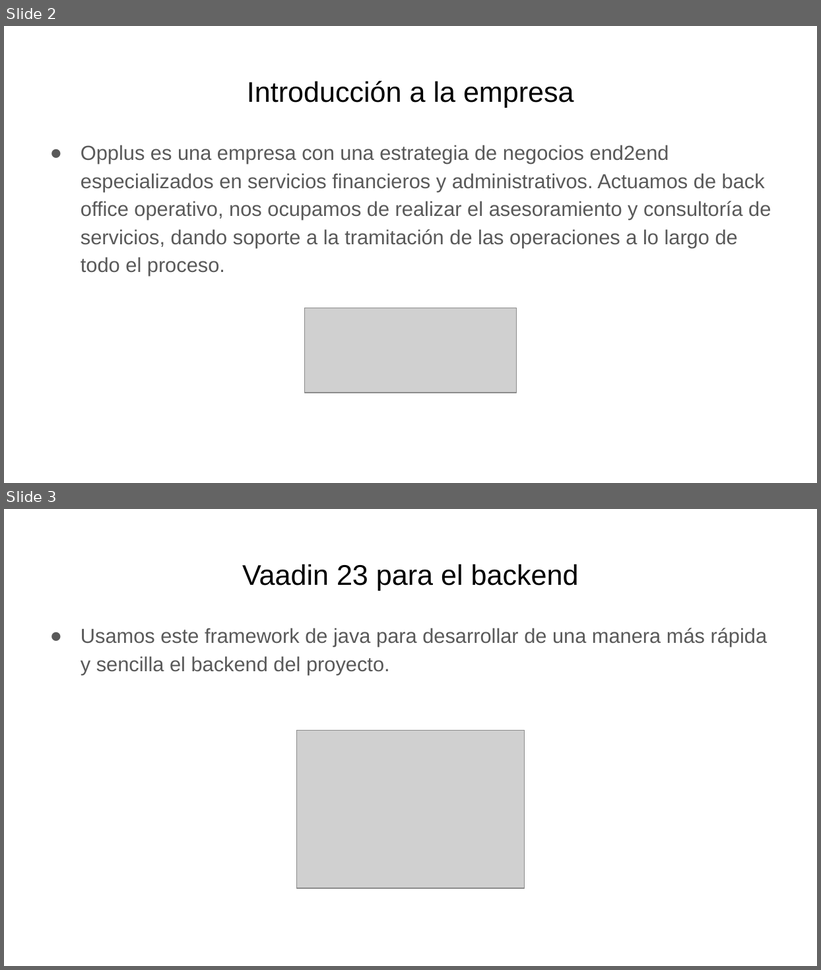
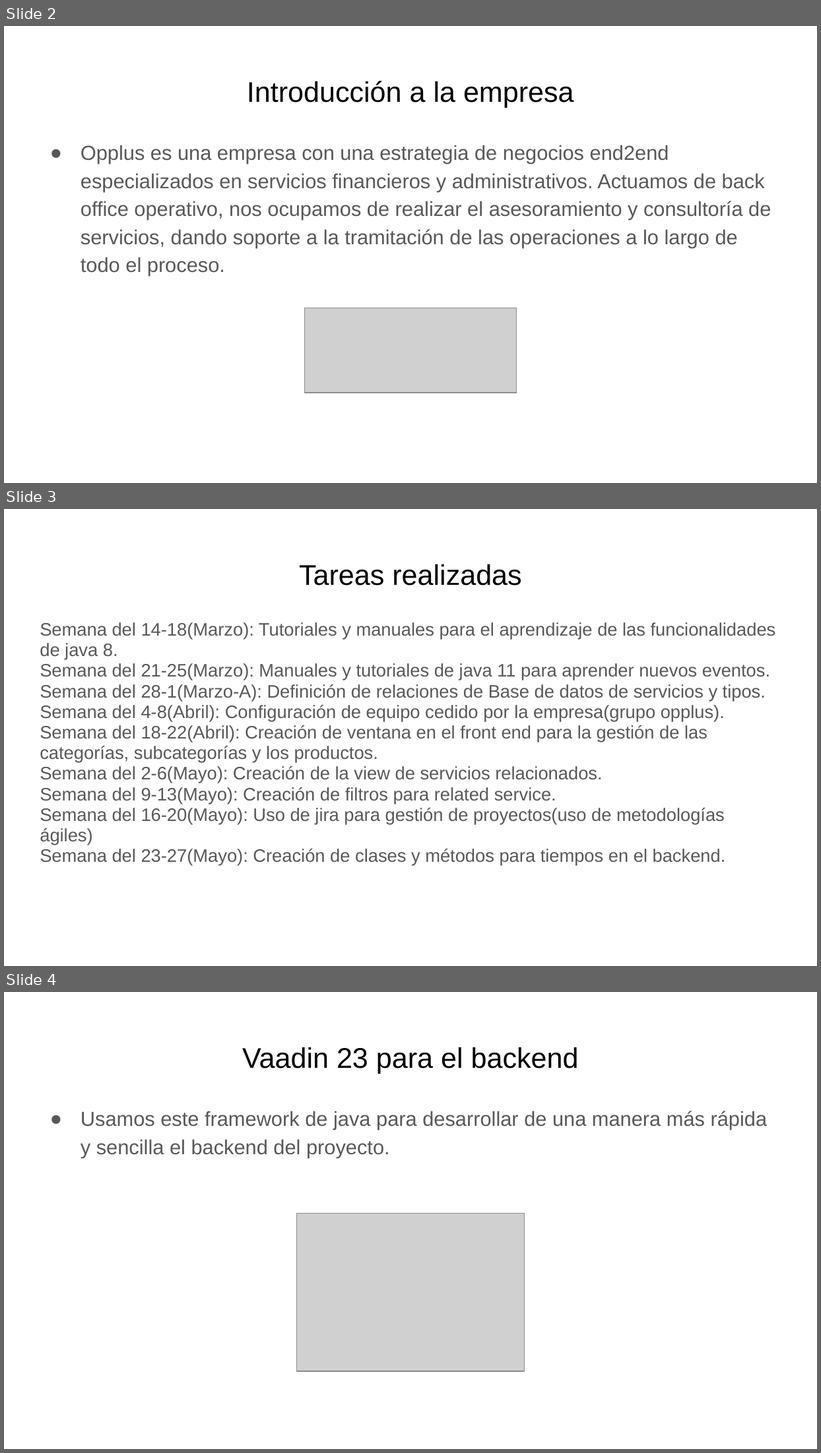
Before and after one commit to miguelmunval/presentacion, a slide deck: Tecnologías Usadas Dual.pptx. Shown one above the other, each under a label of ours: slides 2 and 3 before the commit, slides 2, 3 and 4 after it. The pictures are 821x970 and 821x1453 pixels, drawn with LibreOffice and Linux fonts; fonts in the diff are those of the drawing; grey boxes stand for pictures. Boxes give left, top, right and bottom in pixels: in the first picture for what was removed or moved away, otherwise in the second. Text is boxed around its words. In the diff, an @@ line names an element or a change of style, - is before the commit and + after.

```diff
--- a/Tecnologías Usadas Dual.pptx
+++ b/Tecnologías Usadas Dual.pptx
@@ slide 3 added at (4, 509, 817, 966), background #FFFFFF @@
@@ title added at (299, 564, 521, 586), 25.2 pt, text #000000 @@
+Tareas realizadas
@@ text added at (40, 623, 776, 866), 16 pt, text #595959 @@
+Semana del 14-18(Marzo): Tutoriales y manuales para el aprendizaje de las funcionalidades de java 8.
+Semana del 21-25(Marzo): Manuales y tutoriales de java 11 para aprender nuevos eventos.
+Semana del 28-1(Marzo-A): Definición de relaciones de Base de datos de servicios y tipos.
+Semana del 4-8(Abril): Configuración de equipo cedido por la empresa(grupo opplus).
+Semana del 18-22(Abril): Creación de ventana en el front end para la gestión de las categorías, subcategorías y los productos.
+Semana del 2-6(Mayo): Creación de la view de servicios relacionados.
+Semana del 9-13(Mayo): Creación de filtros para related service.
+Semana del 16-20(Mayo): Uso de jira para gestión de proyectos(uso de metodologías ágiles)
+Semana del 23-27(Mayo): Creación de clases y métodos para tiempos en el backend.
@@ what was slide 3 is now slide 4 @@
```
Also in this commit, not shown: 1 other file.
